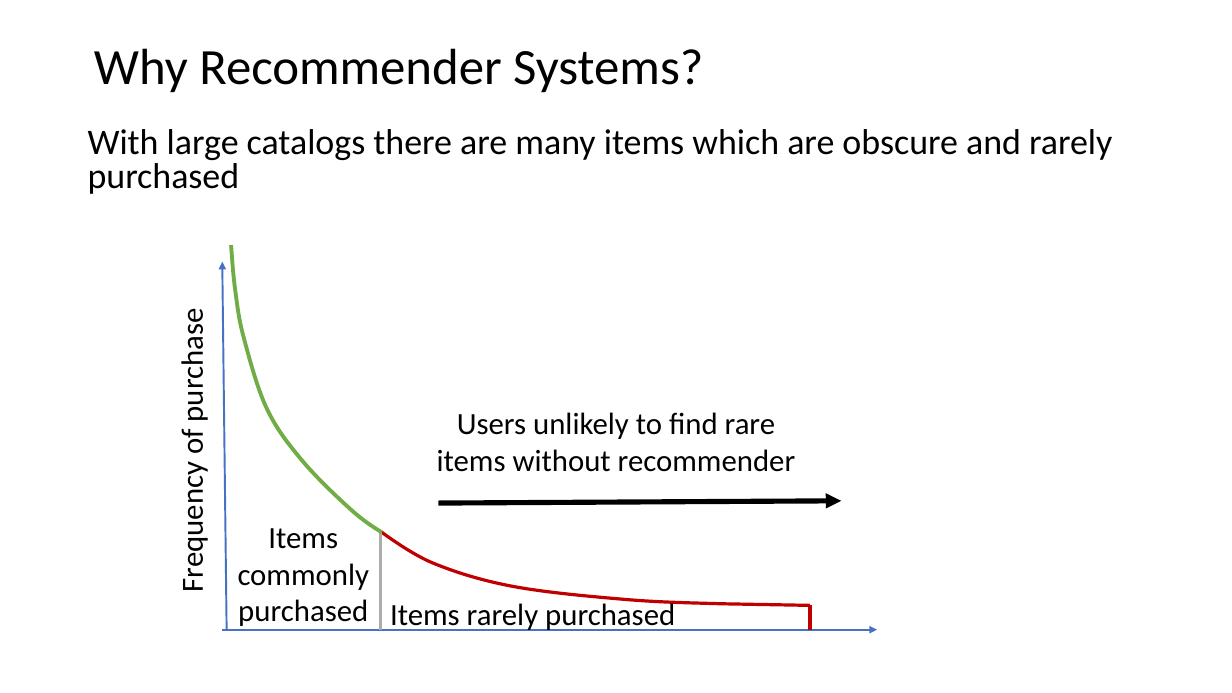
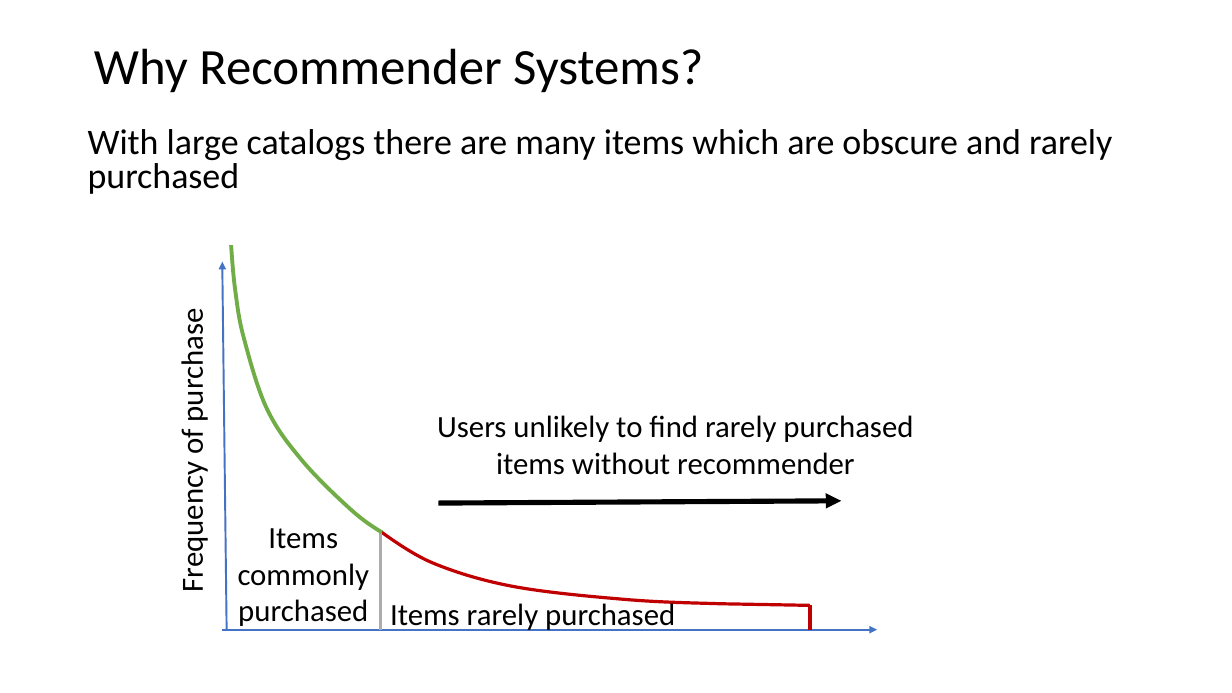
Before and after one commit to StephenElston/CSCI-E-108, a slide deck: slide 4 of slides/7_RecommenderSystems.pptx. Drawn at 1232x693 pixels with LibreOffice and Linux fonts; fonts in the diff are those of the drawing. Boxes give left, top, right and bottom in pixels: in the first picture for what was removed or moved away, otherwise in the second. Text is boxed around its words. In the diff, an @@ line names an element or a change of style, - is before the commit and + after.

```diff
--- a/slides/7_RecommenderSystems.pptx
+++ b/slides/7_RecommenderSystems.pptx
@@ text at (437,415,913,475): text changed @@
-Users unlikely to find rare items without recommender
+Users unlikely to find rarely purchased items without recommender
```
Also in this commit, not shown: 3 other slides changed.
